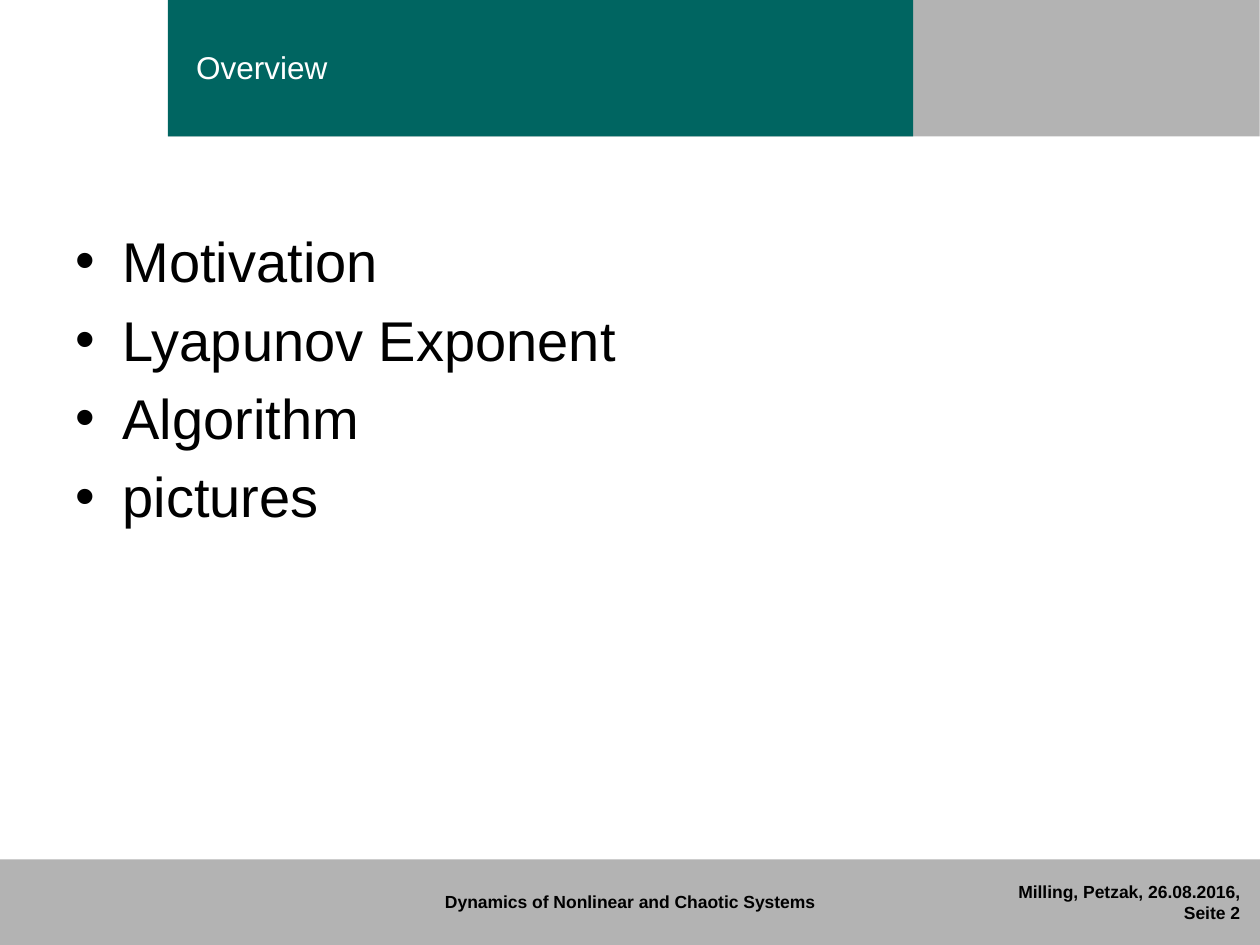
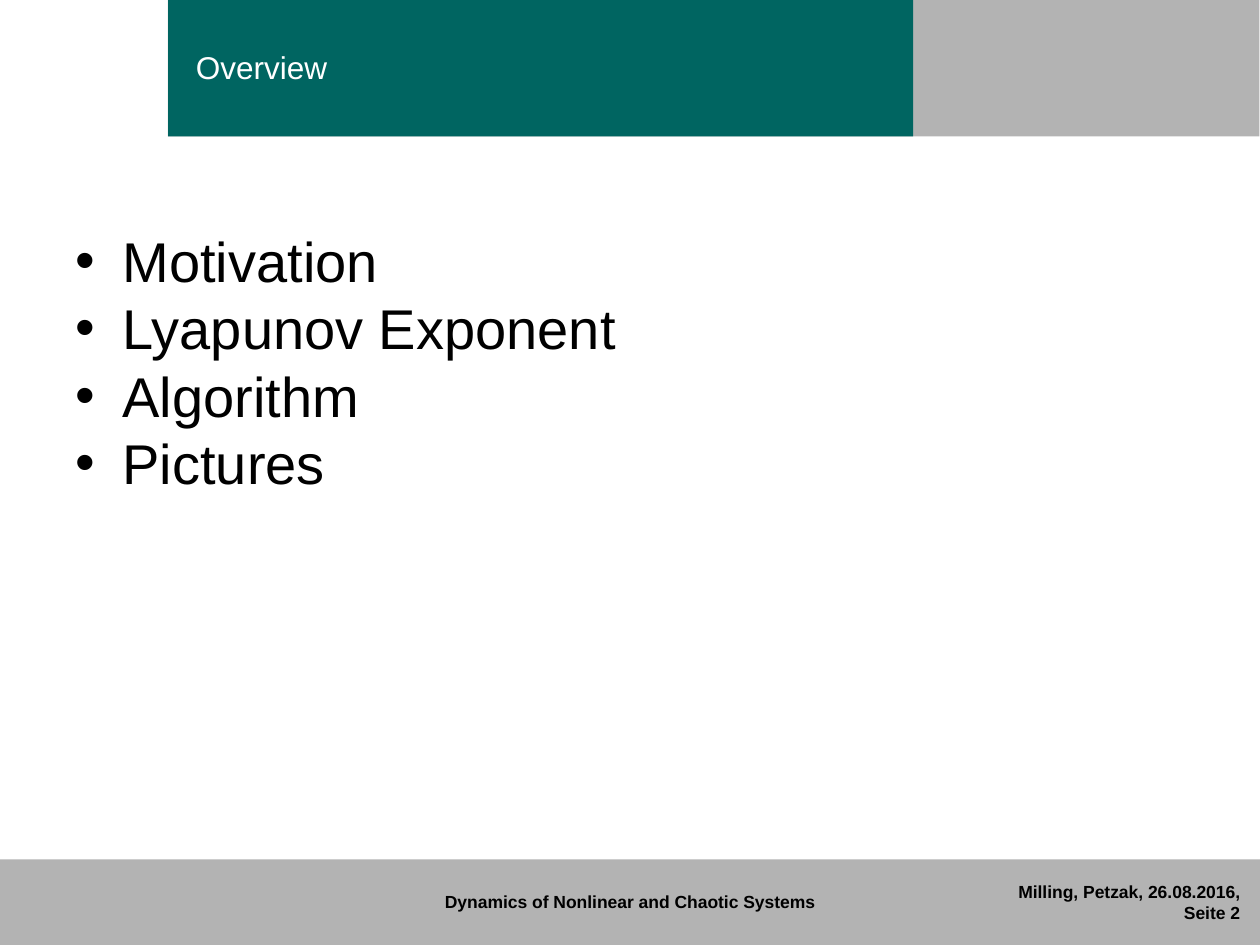
Before and after one commit to millinma/lyapunov, a slide deck: slide 2 of Leaping into Lyapunov Space.pptx. Drawn at 1260x945 pixels with LibreOffice and Linux fonts; fonts in the diff are those of the drawing; background and template pictures are left out. Boxes give left, top, right and bottom in pixels: in the first picture for what was removed or moved away, otherwise in the second. Text is boxed around its words. In the diff, an @@ line names an element or a change of style, - is before the commit and + after.

```diff
--- a/Leaping into Lyapunov Space.pptx
+++ b/Leaping into Lyapunov Space.pptx
@@ text at (x1=123, y1=241, x2=616, y2=427): indent changed; less space between paragraphs @@
@@ text at (x1=123, y1=443, x2=325, y2=485): text changed @@
-• pictures
+• Pictures
```
Also in this commit, not shown: 1 other slide changed, 2 slides added, 2 other files.
